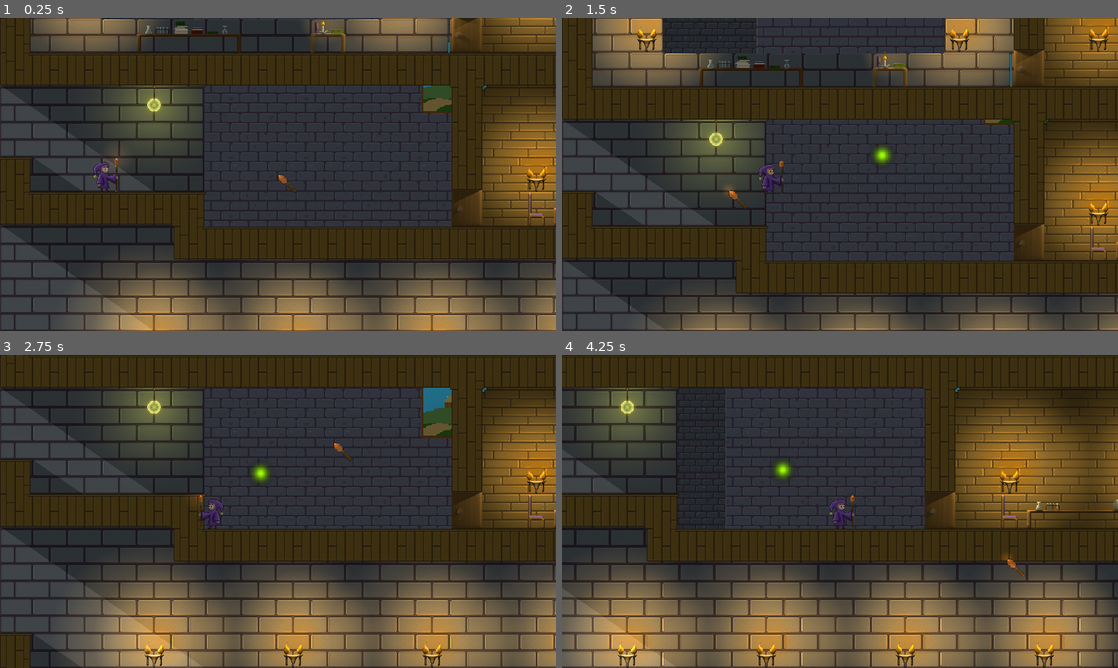
Above: before the commit, frames 1-4 (two rows, left to right).
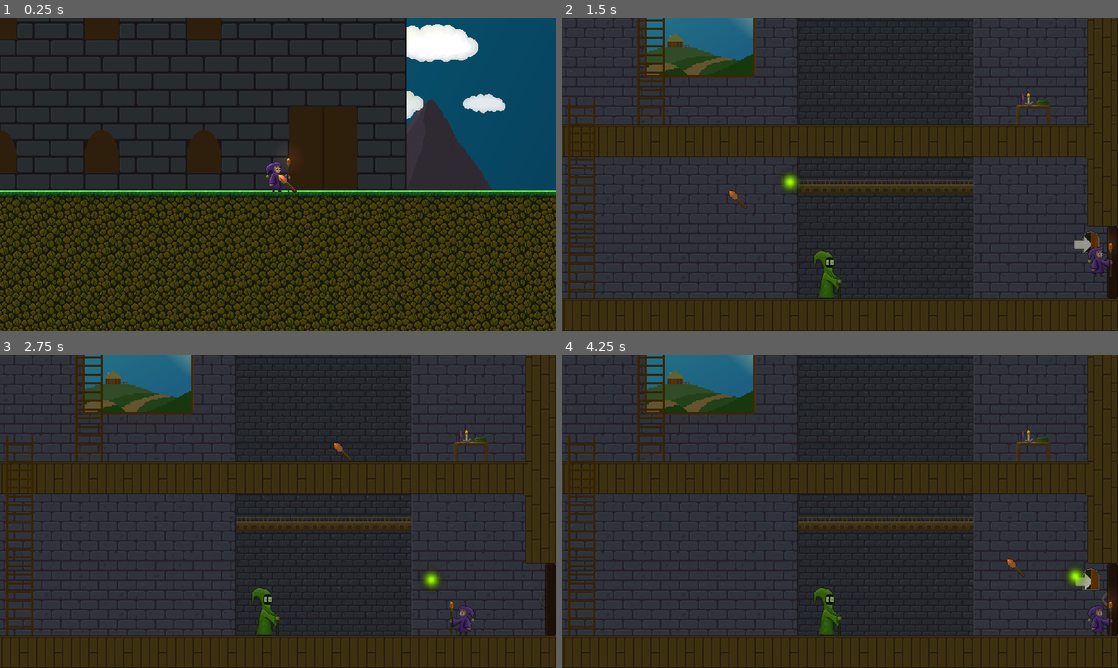
Above: after the commit, the same moments.

Repository: G-Milzink/LittleWizard
Game: Godot game, scene res://main.tscn
Two runs of this game, one before a commit and one after it. Both use one fixed random seed, a clock stepped at 60 frames per second and the inputs below.
Inputs (mouse positions are in pixels of both pictures, inside the frame that each line leads up to):
- Up to frame 1 (0.25 s): no input
- Up to frame 2 (1.5 s): move the mouse to (962, 158) at 0.52 s; hold D (move_right) from 0.53 s (still down); tap E (action) at 0.6 s; tap W (jump) at 0.77 s; move the mouse to (728, 190) at 1.27 s; click (728, 190) at 1.35 s
- Up to frame 3 (2.75 s): tap W (jump) at 1.52 s; move the mouse to (333, 442) at 2.02 s; release D (move_right) at 2.03 s; hold A (move_left) from 2.03 s (still down); right-click (333, 442) at 2.1 s
- Up to frame 4 (4.25 s): move the mouse to (812, 574) at 2.77 s; release A (move_left) at 2.78 s; hold D (move_right) from 2.78 s (still down); tap E (action) at 2.85 s; tap W (jump) at 3.02, 3.77 s; move the mouse to (1006, 558) at 3.52 s; click (1006, 558) at 3.6 s

The runs differ from the first frame. In frame 1, 74% of the frame differs, in the area x 0-100%, y 0-100%; in frame 2, 67%; in frame 3, 70%; in frame 4, 75%.

Commit message:
Add animated icon to level transition

Diff:
--- a/autoload/globals.tscn
+++ b/autoload/globals.tscn
@@ -13,4 +13,4 @@
 MusicVolume = 0.2
 MuteAmbience = false
 AmbienceVolume = 0.3
-starting_map = 0
+starting_map = 1
--- a/project.godot
+++ b/project.godot
@@ -11,6 +11,7 @@
 [application]
 
 config/name="LittleWizard"
+config/tags=PackedStringArray("project")
 run/main_scene="res://main.tscn"
 config/features=PackedStringArray("4.1", "Forward Plus")
 config/icon="res://icon.svg"
--- a/scenes/maps/ench_forest.tscn
+++ b/scenes/maps/ench_forest.tscn
@@ -10,6 +10,7 @@
 [ext_resource type="Texture2D" uid="uid://brhqgedoclx1t" path="res://0_PNG/paralax/EnchantedForest/EnchantedForest_Clouds_front.png" id="5_ilnd2"]
 [ext_resource type="Texture2D" uid="uid://ckf4gm1blaxnd" path="res://0_PNG/paralax/EnchantedForest/EnchantedForest_fields.png" id="6_o4yhk"]
 [ext_resource type="PackedScene" uid="uid://cpkhp0eynbfj1" path="res://scenes/creatures/moss_guy.tscn" id="10_k8j7p"]
+[ext_resource type="Texture2D" uid="uid://ehl7t621h807" path="res://0_PNG/UI/Icons.png" id="10_q5lwa"]
 [ext_resource type="AudioStream" uid="uid://br3qctv5umxn1" path="res://music/lw_EnchForest.ogg" id="11_3sled"]
 [ext_resource type="AudioStream" uid="uid://dv8hkuham173b" path="res://ambience/forest-ambience-01.wav" id="12_yrn6g"]
 [ext_resource type="Script" path="res://scripts/utils/Darkness.gd" id="13_p6nwg"]
@@ -17,7 +18,57 @@
 [ext_resource type="PackedScene" uid="uid://cjmdbqh07yxo5" path="res://scenes/triggers/buttons/button_01.tscn" id="15_274wp"]
 
 [sub_resource type="RectangleShape2D" id="RectangleShape2D_r887s"]
-size = Vector2(24, 132)
+size = Vector2(127.445, 160.765)
+
+[sub_resource type="AtlasTexture" id="AtlasTexture_kqawh"]
+atlas = ExtResource("10_q5lwa")
+region = Rect2(0, 192, 64, 64)
+
+[sub_resource type="AtlasTexture" id="AtlasTexture_4pet6"]
+atlas = ExtResource("10_q5lwa")
+region = Rect2(64, 192, 64, 64)
+
+[sub_resource type="AtlasTexture" id="AtlasTexture_s6cg4"]
+atlas = ExtResource("10_q5lwa")
+region = Rect2(128, 192, 64, 64)
+
+[sub_resource type="AtlasTexture" id="AtlasTexture_82hx2"]
+atlas = ExtResource("10_q5lwa")
+region = Rect2(192, 192, 64, 64)
+
+[sub_resource type="AtlasTexture" id="AtlasTexture_2dwqq"]
+atlas = ExtResource("10_q5lwa")
+region = Rect2(256, 192, 64, 64)
+
+[sub_resource type="AtlasTexture" id="AtlasTexture_imv6a"]
+atlas = ExtResource("10_q5lwa")
+region = Rect2(320, 192, 64, 64)
+
+[sub_resource type="SpriteFrames" id="SpriteFrames_tmhoo"]
+animations = [{
+"frames": [{
+"duration": 1.0,
+"texture": SubResource("AtlasTexture_kqawh")
+}, {
+"duration": 1.0,
+"texture": SubResource("AtlasTexture_4pet6")
+}, {
+"duration": 1.0,
+"texture": SubResource("AtlasTexture_s6cg4")
+}, {
+"duration": 1.0,
+"texture": SubResource("AtlasTexture_82hx2")
+}, {
+"duration": 1.0,
+"texture": SubResource("AtlasTexture_2dwqq")
+}, {
+"duration": 1.0,
+"texture": SubResource("AtlasTexture_imv6a")
+}],
+"loop": true,
+"name": &"default",
+"speed": 5.0
+}]
 
 [node name="EnchForest" type="Node2D"]
 position = Vector2(26, -7)
@@ -103,14 +154,22 @@
 
 [node name="EnchForest_to_WizSchool" type="Node2D" parent="Transitions"]
 position = Vector2(-480, 641)
-scale = Vector2(4.28, 1)
 script = ExtResource("3_thbne")
 
 [node name="Area2D" type="Area2D" parent="Transitions/EnchForest_to_WizSchool"]
 
 [node name="CollisionShape2D" type="CollisionShape2D" parent="Transitions/EnchForest_to_WizSchool/Area2D"]
-position = Vector2(0, -66)
+visible = false
+position = Vector2(-0.724121, -80.3823)
+scale = Vector2(1, 1)
 shape = SubResource("RectangleShape2D_r887s")
+
+[node name="Arrow" type="AnimatedSprite2D" parent="Transitions/EnchForest_to_WizSchool"]
+modulate = Color(0.572549, 0.572549, 0.572549, 1)
+position = Vector2(-9.39044, -125.423)
+sprite_frames = SubResource("SpriteFrames_tmhoo")
+autoplay = "default"
+speed_scale = 1.8
 
 [node name="SpawnPoints" type="Node2D" parent="."]
 
--- a/scenes/maps/wiz_school.tscn
+++ b/scenes/maps/wiz_school.tscn
@@ -13,11 +13,62 @@
 [ext_resource type="Script" path="res://scripts/transitions/WizSchool_to_EnchForest.gd" id="11_ni0r5"]
 [ext_resource type="PackedScene" uid="uid://uqqhls7h1l1n" path="res://scenes/lights/sphere_light.tscn" id="12_pde4a"]
 [ext_resource type="PackedScene" uid="uid://cjmdbqh07yxo5" path="res://scenes/triggers/buttons/button_01.tscn" id="13_nam3k"]
+[ext_resource type="Texture2D" uid="uid://ehl7t621h807" path="res://0_PNG/UI/Icons.png" id="13_qu06t"]
 [ext_resource type="PackedScene" uid="uid://bqh5c7t0imuoo" path="res://scenes/mechanisms/trigger_wall_ws.tscn" id="14_kbt4w"]
 [ext_resource type="PackedScene" uid="uid://bl3uumlm7sjgl" path="res://scenes/triggers/switches/switch_01.tscn" id="15_iwam6"]
 
+[sub_resource type="AtlasTexture" id="AtlasTexture_kqawh"]
+atlas = ExtResource("13_qu06t")
+region = Rect2(0, 192, 64, 64)
+
+[sub_resource type="AtlasTexture" id="AtlasTexture_4pet6"]
+atlas = ExtResource("13_qu06t")
+region = Rect2(64, 192, 64, 64)
+
+[sub_resource type="AtlasTexture" id="AtlasTexture_s6cg4"]
+atlas = ExtResource("13_qu06t")
+region = Rect2(128, 192, 64, 64)
+
+[sub_resource type="AtlasTexture" id="AtlasTexture_82hx2"]
+atlas = ExtResource("13_qu06t")
+region = Rect2(192, 192, 64, 64)
+
+[sub_resource type="AtlasTexture" id="AtlasTexture_2dwqq"]
+atlas = ExtResource("13_qu06t")
+region = Rect2(256, 192, 64, 64)
+
+[sub_resource type="AtlasTexture" id="AtlasTexture_imv6a"]
+atlas = ExtResource("13_qu06t")
+region = Rect2(320, 192, 64, 64)
+
+[sub_resource type="SpriteFrames" id="SpriteFrames_t3op8"]
+animations = [{
+"frames": [{
+"duration": 1.0,
+"texture": SubResource("AtlasTexture_kqawh")
+}, {
+"duration": 1.0,
+"texture": SubResource("AtlasTexture_4pet6")
+}, {
+"duration": 1.0,
+"texture": SubResource("AtlasTexture_s6cg4")
+}, {
+"duration": 1.0,
+"texture": SubResource("AtlasTexture_82hx2")
+}, {
+"duration": 1.0,
+"texture": SubResource("AtlasTexture_2dwqq")
+}, {
+"duration": 1.0,
+"texture": SubResource("AtlasTexture_imv6a")
+}],
+"loop": true,
+"name": &"default",
+"speed": 5.0
+}]
+
 [sub_resource type="RectangleShape2D" id="RectangleShape2D_s5md1"]
-size = Vector2(24.234, 132)
+size = Vector2(43.1489, 132)
 
 [node name="WizSchool" type="Node2D"]
 script = ExtResource("1_t5qb0")
@@ -39,7 +90,7 @@
 position = Vector2(-864, 526)
 
 [node name="Torch_double4" parent="Lighting" instance=ExtResource("3_n2jkh")]
-position = Vector2(-608, 526)
+position = Vector2(-636, 520)
 
 [node name="Torch_double5" parent="Lighting" instance=ExtResource("3_n2jkh")]
 position = Vector2(-673, 212)
@@ -256,15 +307,21 @@
 
 [node name="WizSchool_to_EnchForest" type="Node2D" parent="Transitions"]
 position = Vector2(1110, 640)
-scale = Vector2(1.56, 1)
 script = ExtResource("11_ni0r5")
+
+[node name="Arrow" type="AnimatedSprite2D" parent="Transitions/WizSchool_to_EnchForest"]
+position = Vector2(-21, -99)
+sprite_frames = SubResource("SpriteFrames_t3op8")
+autoplay = "default"
+frame_progress = 0.668128
+speed_scale = 1.8
 
 [node name="Area2D" type="Area2D" parent="Transitions/WizSchool_to_EnchForest"]
 position = Vector2(-10.2564, 0)
 collision_layer = 0
 
 [node name="CollisionShape2D" type="CollisionShape2D" parent="Transitions/WizSchool_to_EnchForest/Area2D"]
-position = Vector2(6.26929, -66)
+position = Vector2(2.25635, -66)
 scale = Vector2(1.20513, 1)
 shape = SubResource("RectangleShape2D_s5md1")
 
--- a/scripts/transitions/EnchForest_to_WizSchool.gd
+++ b/scripts/transitions/EnchForest_to_WizSchool.gd
@@ -2,8 +2,12 @@
 
 @onready var current_map = $"../.."
 @onready var world = $"../../.."
+@onready var arrow = $Arrow
 
 var in_range = false
+
+func _ready():
+	arrow.visible = false
 
 func _process(delta):
 	if in_range:
@@ -15,8 +19,10 @@
 func _on_area_2d_body_entered(body):
 	if body.name == "Player":
 		in_range = true
+		arrow.visible = true
 
 
 func _on_area_2d_body_exited(body):
 	if body.name == "Player":
 		in_range = false
+		arrow.visible = false
--- a/scripts/transitions/WizSchool_to_EnchForest.gd
+++ b/scripts/transitions/WizSchool_to_EnchForest.gd
@@ -2,8 +2,12 @@
 
 @onready var current_map = $"../.."
 @onready var world = $"../../.."
+@onready var arrow = $Arrow
 
 var in_range = false
+
+func _ready():
+	arrow.visible = false
 
 func _process(delta):
 	if in_range:
@@ -15,8 +19,10 @@
 func _on_area_2d_body_entered(body):
 	if body.name == "Player":
 		in_range = true
+		arrow.visible = true
 
 
 func _on_area_2d_body_exited(body):
 	if body.name == "Player":
 		in_range = false
+		arrow.visible = false
Binary file changed: 0_ASESPRITE/Icons.ase
Binary file changed: 0_PNG/UI/Icons.png
Not shown: 1 places in scenes/maps/ench_forest.tscn that only renumber resources
Not shown: 1 places in scenes/maps/wiz_school.tscn that only renumber resources
